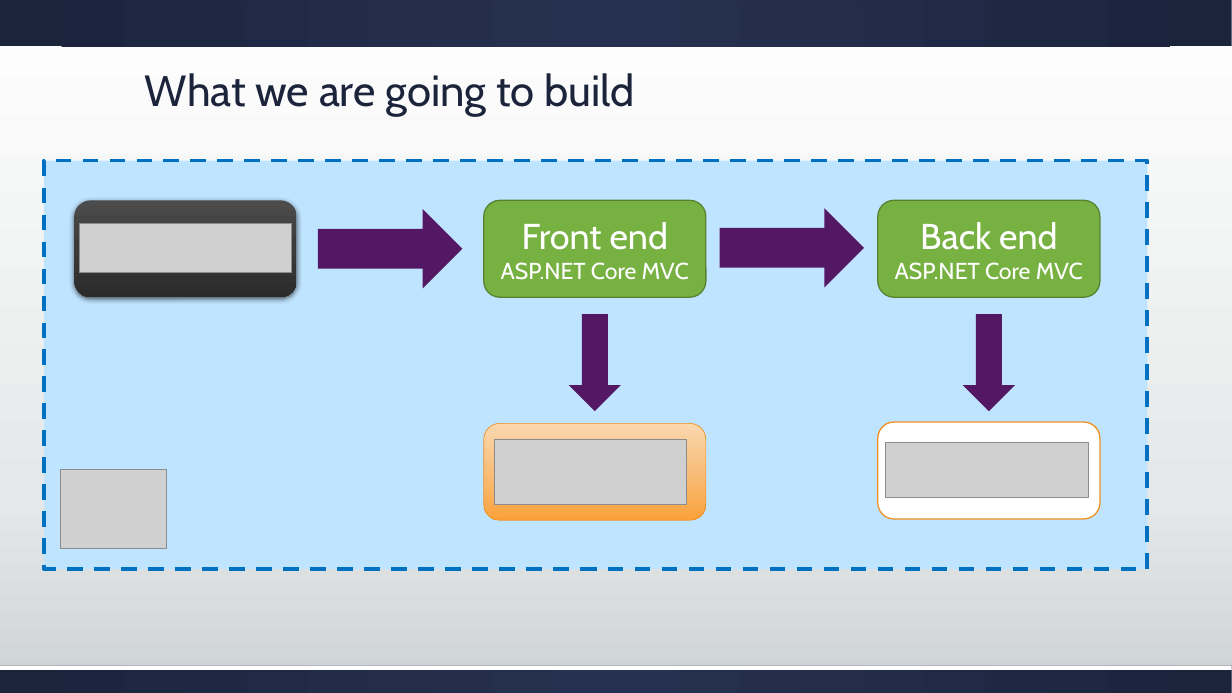
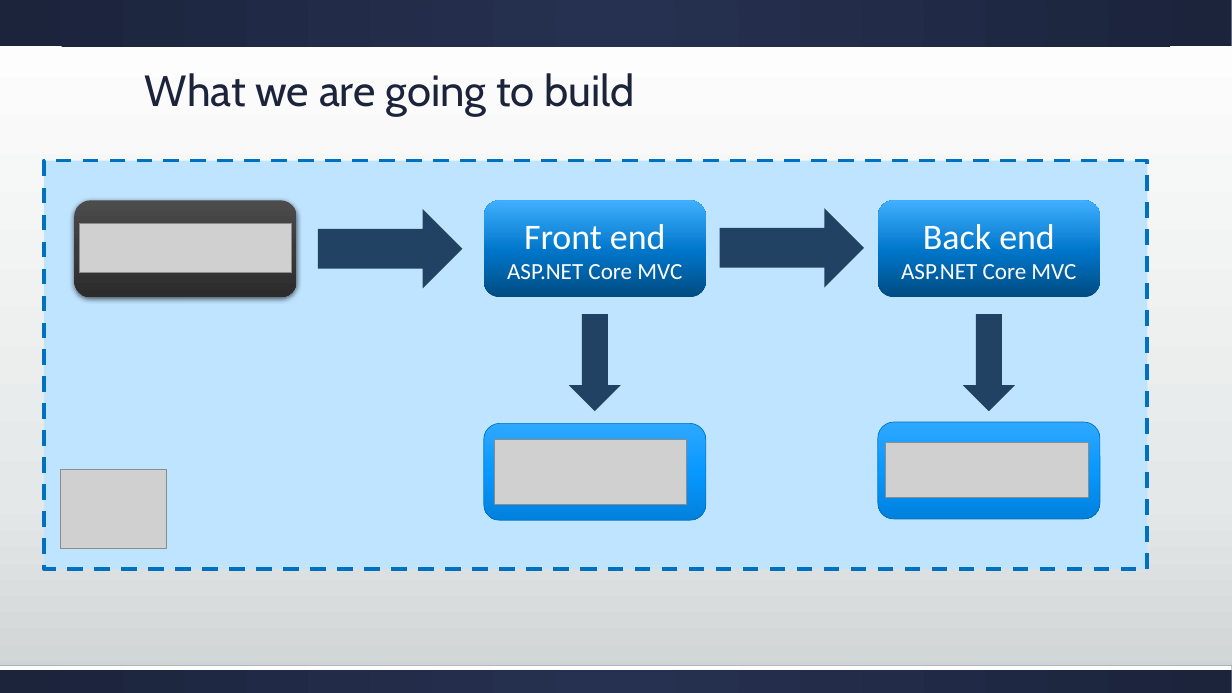
Before and after one commit to cradle77/DockerGettingStarted, a slide deck: slide 8 of slides.pptx. Drawn at 1232x693 pixels with LibreOffice and Linux fonts; fonts in the diff are those of the drawing; grey boxes stand for pictures. Boxes give left, top, right and bottom in pixels: in the first picture for what was removed or moved away, otherwise in the second. Text is boxed around its words. In the diff, an @@ line names an element or a change of style, - is before the commit and + after.

```diff
--- a/slides.pptx
+++ b/slides.pptx
@@ rounded rectangle "Front end" at box(483, 201, 705, 298): font Cabin to Calibri; fill #77B142 to gradient #004B81 to #0076CA to #40AFFF; outline #588331 1 pt to none @@
@@ rounded rectangle "Back end" at box(878, 201, 1100, 298): font Cabin to Calibri; fill #77B142 to gradient #004B81 to #0076CA to #40AFFF; outline #588331 1 pt to none @@
@@ fill #541764 to #214263 in 4 elements at box(318, 209, 462, 288), box(720, 208, 864, 287), box(569, 314, 621, 411), box(964, 314, 1015, 411) @@
@@ rounded rectangle at box(483, 423, 705, 520): fill gradient #FAD7AE to #F8BE7A to #FAA23C to gradient #2EA8FF to #0898FF to #0081DD; outline #F08F1E 0.5 pt to #0070C0 0.5 pt @@
@@ rounded rectangle at box(878, 422, 1100, 519): fill #FFFFFF to gradient #2EA8FF to #0898FF to #0081DD; outline #F08F1E 1 pt to #0070C0 0.5 pt @@
```
Also in this commit, not shown: 8 other slides changed, 3 slides added, 2 slides removed, 31 other files.
